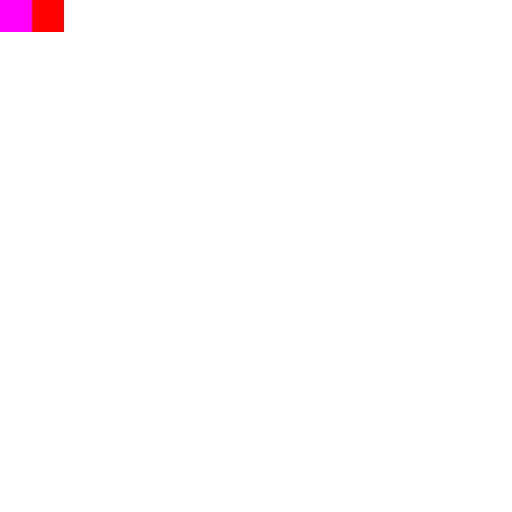
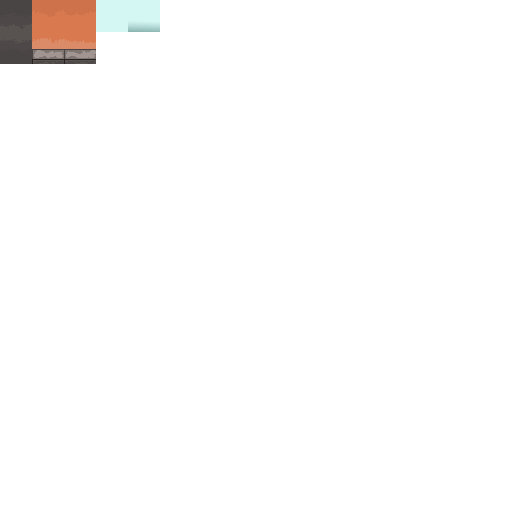
Layer changes from the first 512px x 512px image to the second:
painted on "Background" over [0, 0, 160, 64]
